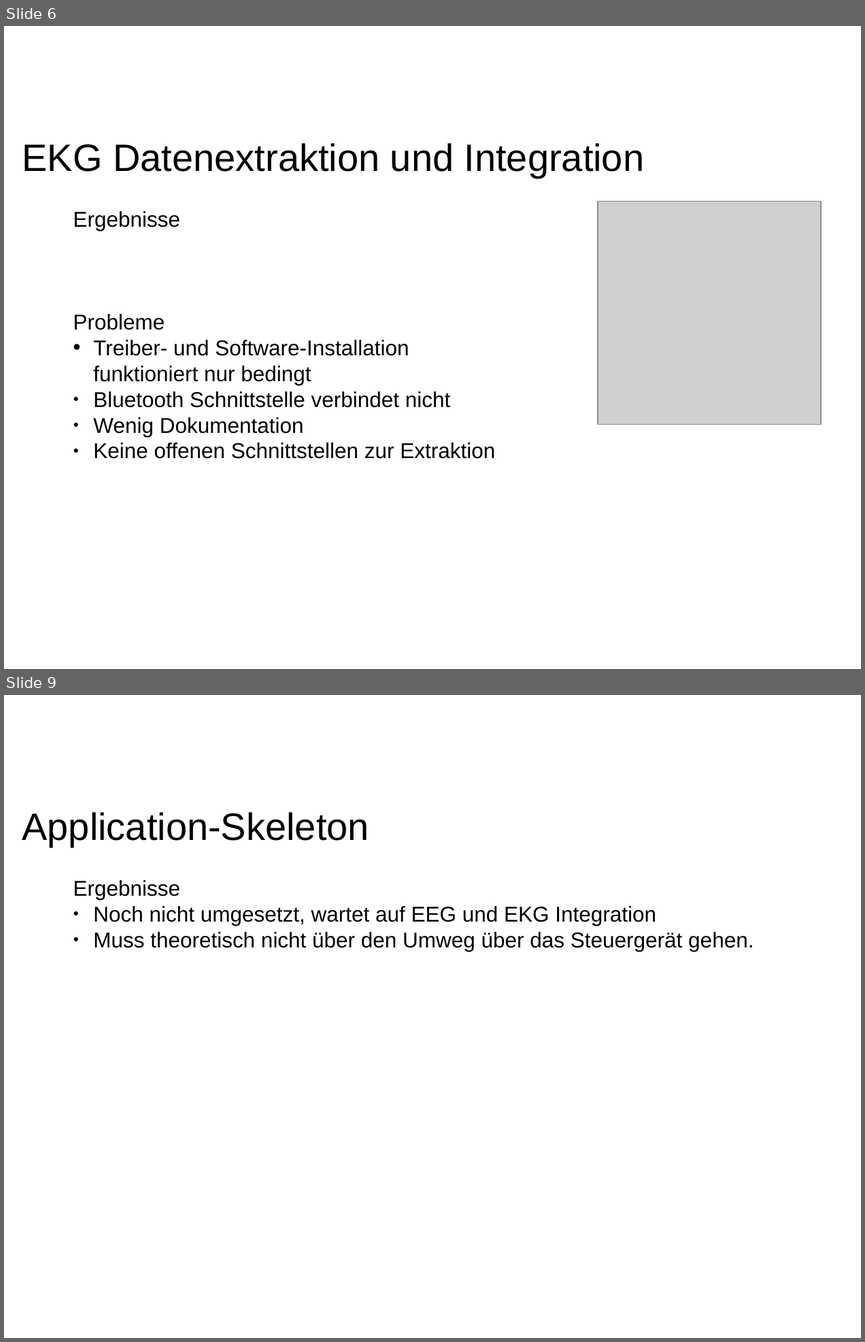
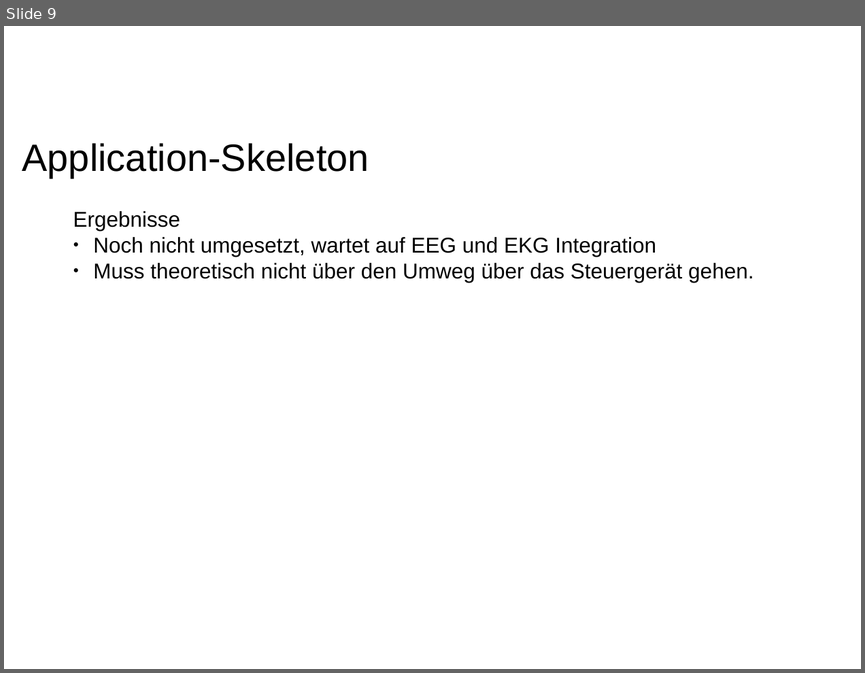
Before and after one commit to ppasler/current-adas, a slide deck: project/Zwischenstand.odp. Shown one above the other, each under a label of ours: slides 6 and 9 before the commit, slide 9 after it; the slides between them are not shown. The pictures are 865x1342 and 865x673 pixels, drawn with LibreOffice and Linux fonts; fonts in the diff are those of the drawing; grey boxes stand for pictures; background and template pictures are left out. Boxes give left, top, right and bottom in pixels: in the first picture for what was removed or moved away, otherwise in the second. Text is boxed around its words. In the diff, an @@ line names an element or a change of style, - is before the commit and + after.

```diff
--- a/project/Zwischenstand.odp
+++ b/project/Zwischenstand.odp
@@ slide 6 removed at [4, 26, 861, 669], background #FFFFFF @@
@@ text removed at [22, 143, 644, 178] @@
-EKG Datenextraktion und Integration
@@ picture removed at [598, 201, 821, 424] @@
@@ text removed at [73, 211, 495, 458] @@
-Ergebnisse
-Probleme
-• Treiber- und Software-Installation
-  funktioniert nur bedingt
-● Bluetooth Schnittstelle verbindet nicht
-● Wenig Dokumentation
-● Keine offenen Schnittstellen zur Extraktion
```
Also in this commit, not shown: 1 slide changed, 6 slides added, 5 other slides removed, 8 other files.
